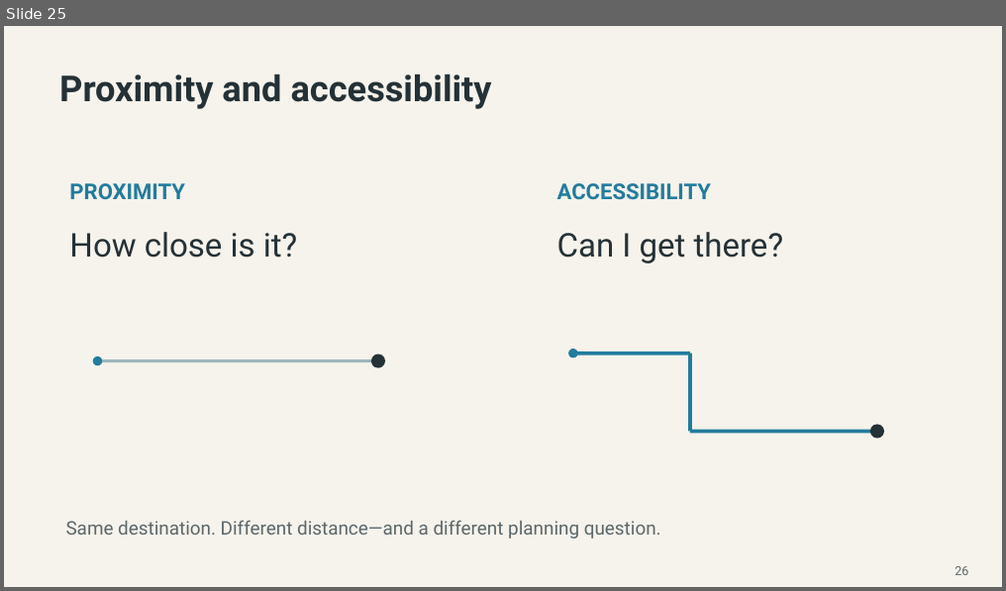
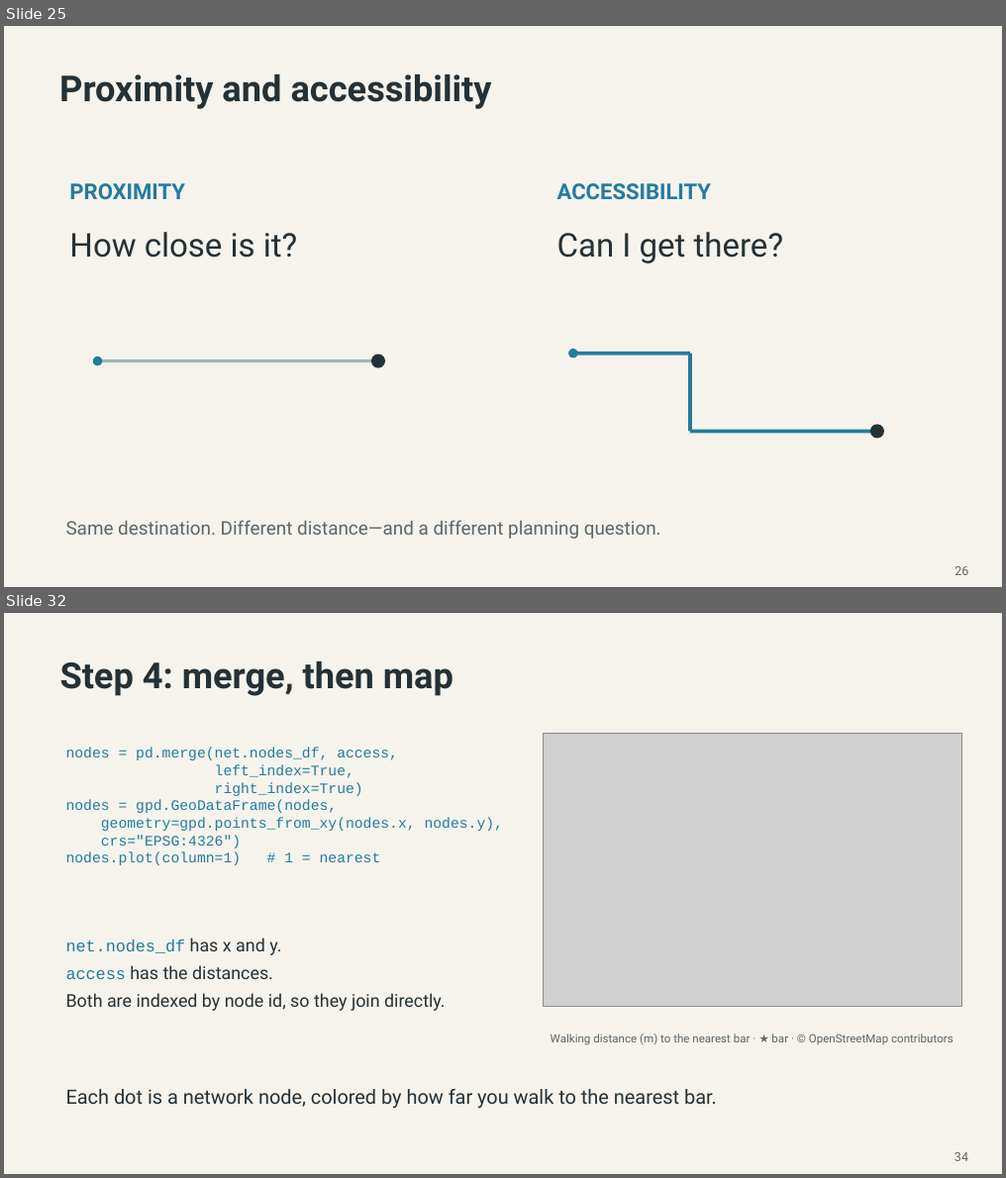
Before and after one commit to MUSA-Zhanchao/OSM-lecture, a slide deck: OSM_Pandana_Lecture-revised-final.pptx. Shown one above the other, each under a label of ours: slide 25 before the commit, slides 25 and 32 after it; the slides between them are not shown. The pictures are 1006x591 and 1006x1178 pixels, drawn with LibreOffice and Linux fonts; fonts in the diff are those of the drawing; grey boxes stand for pictures. Boxes give left, top, right and bottom in pixels: in the first picture for what was removed or moved away, otherwise in the second. Text is boxed around its words. In the diff, an @@ line names an element or a change of style, - is before the commit and + after.

```diff
--- a/OSM_Pandana_Lecture-revised-final.pptx
+++ b/OSM_Pandana_Lecture-revised-final.pptx
@@ slide 32 added at (4, 613, 1002, 1174), background #F6F3EC @@
@@ text added at (60, 662, 453, 696), 34.5 pt, text #243136, bold @@
+Step 4: merge, then map
@@ text added at (66, 748, 503, 865), 14 pt, text #227C9D @@
+nodes = pd.merge(net.nodes_df, access,
+left_index=True,
+right_index=True)
+nodes = gpd.GeoDataFrame(nodes,
+geometry=gpd.points_from_xy(nodes.x, nodes.y),
+crs="EPSG:4326")
+nodes.plot(column=1) # 1 = nearest
@@ picture added at (543, 733, 962, 1006) @@
@@ text added at (66, 938, 446, 1011), 17 pt, text #243136 @@
+net.nodes_df has x and y.
+access has the distances.
+Both are indexed by node id, so they join directly.
@@ text added at (550, 1034, 953, 1046), 11 pt, text #5B676A @@
+Walking distance (m) to the nearest bar · ★ bar · © OpenStreetMap contributors
@@ text added at (66, 1089, 717, 1109), 19 pt, text #243136 @@
+Each dot is a network node, colored by how far you walk to the nearest bar.
@@ text added at (954, 1153, 968, 1161), 12 pt, text #5B676A @@
+34
```
Also in this commit, not shown: 5 slides changed, 8 other slides added, 9 slides removed, 1 other file.
